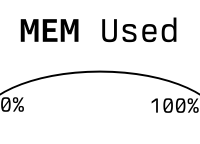
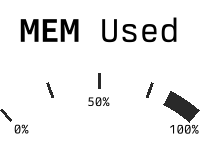
The second w=200, h=144 image is a revision of the first. Changes to its layers:
added layer "Background" (1st of 2) above "Background" over left=0, top=70, right=200, bottom=134
